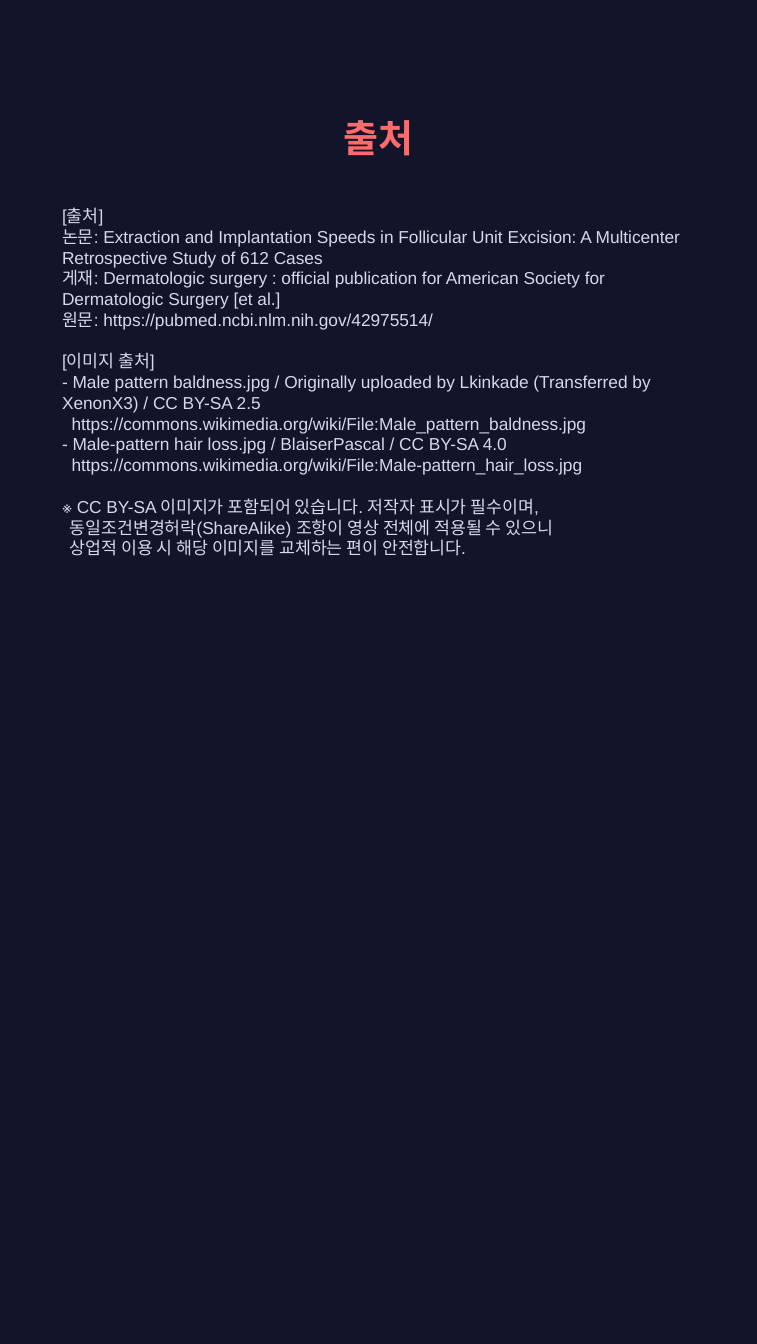
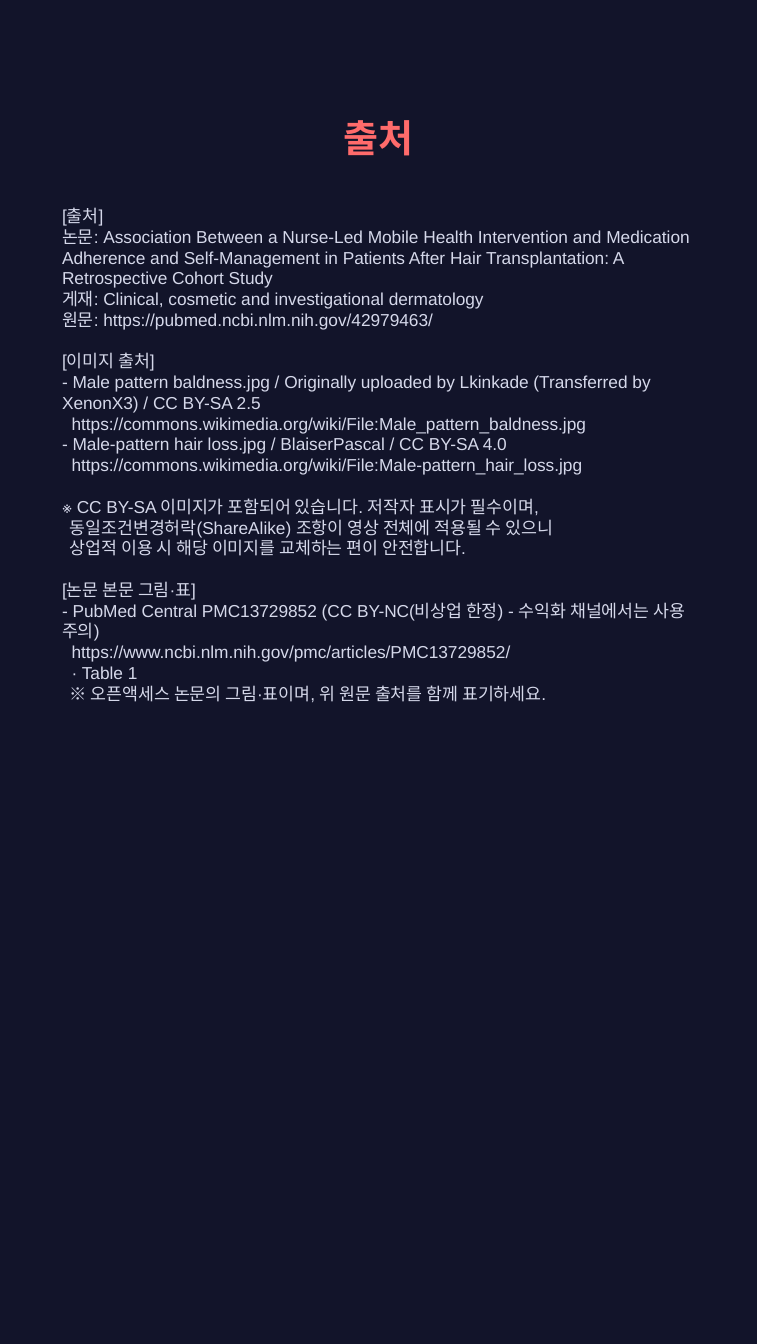
Before and after one commit to hyokang2010-BJ-ANTH/product-builder-test, a slide deck: slide 11 of pwa/data/latest/slides.pptx (slide 10 before the commit). Drawn at 757x1344 pixels with LibreOffice and Linux fonts; fonts in the diff are those of the drawing. Boxes give left, top, right and bottom in pixels: in the first picture for what was removed or moved away, otherwise in the second. Text is boxed around its words. In the diff, an @@ line names an element or a change of style, - is before the commit and + after.

```diff
--- a/pwa/data/latest/slides.pptx
+++ b/pwa/data/latest/slides.pptx
@@ text at bbox=[62, 208, 689, 702]: text changed @@
-[출처]
-논문: Extraction and Implantation Speeds in Follicular Unit Excision: A Multicenter Retrospective Study of 612 Cases
-게재: Dermatologic surgery : official publication for American Society for Dermatologic Surgery [et al.]
-원문: https://pubmed.ncbi.nlm.nih.gov/42975514/
-[이미지 출처]
-- Male pattern baldness.jpg / Originally uploaded by Lkinkade (Transferred by XenonX3) / CC BY-SA 2.5
-https://commons.wikimedia.org/wiki/File:Male_pattern_baldness.jpg
-- Male-pattern hair loss.jpg / BlaiserPascal / CC BY-SA 4.0
-https://commons.wikimedia.org/wiki/File:Male-pattern_hair_loss.jpg
-※ CC BY-SA 이미지가 포함되어 있습니다. 저작자 표시가 필수이며,
-동일조건변경허락(ShareAlike) 조항이 영상 전체에 적용될 수 있으니
-상업적 이용 시 해당 이미지를 교체하는 편이 안전합니다.
+[출처]
+논문: Association Between a Nurse-Led Mobile Health Intervention and Medication Adherence and Self-Management in Patients After Hair Transplantation: A Retrospective Cohort Study
+게재: Clinical, cosmetic and investigational dermatology
+원문: https://pubmed.ncbi.nlm.nih.gov/42979463/
+[이미지 출처]
+- Male pattern baldness.jpg / Originally uploaded by Lkinkade (Transferred by XenonX3) / CC BY-SA 2.5
+https://commons.wikimedia.org/wiki/File:Male_pattern_baldness.jpg
+- Male-pattern hair loss.jpg / BlaiserPascal / CC BY-SA 4.0
+https://commons.wikimedia.org/wiki/File:Male-pattern_hair_loss.jpg
+※ CC BY-SA 이미지가 포함되어 있습니다. 저작자 표시가 필수이며,
+동일조건변경허락(ShareAlike) 조항이 영상 전체에 적용될 수 있으니
+상업적 이용 시 해당 이미지를 교체하는 편이 안전합니다.
+[논문 본문 그림·표]
+- PubMed Central PMC13729852 (CC BY-NC(비상업 한정) - 수익화 채널에서는 사용 주의)
+https://www.ncbi.nlm.nih.gov/pmc/articles/PMC13729852/
+· Table 1
+※ 오픈액세스 논문의 그림·표이며, 위 원문 출처를 함께 표기하세요.
```
Also in this commit, not shown: 3 other slides changed, 5 slides added, 4 slides removed, 28 other files.
